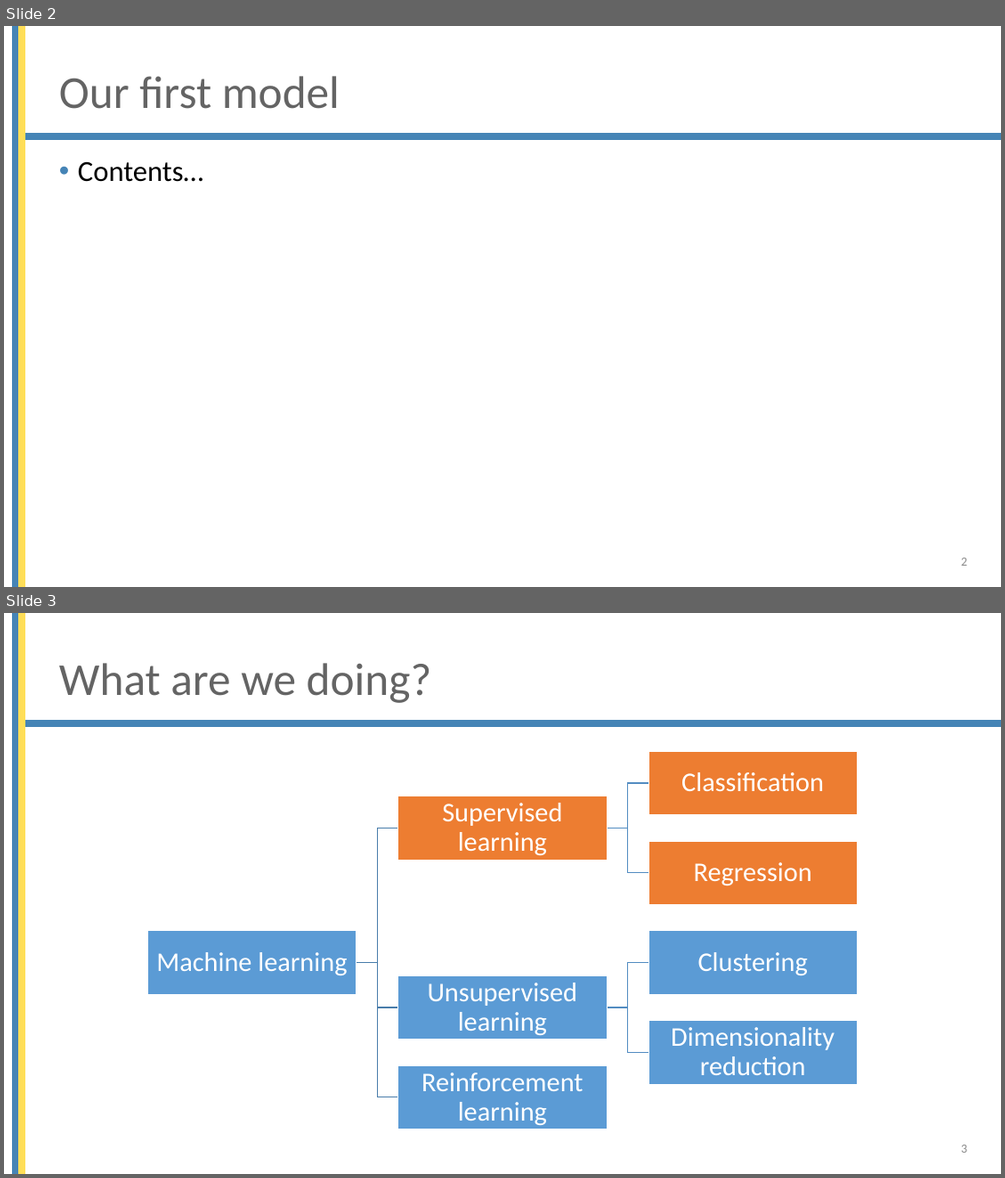
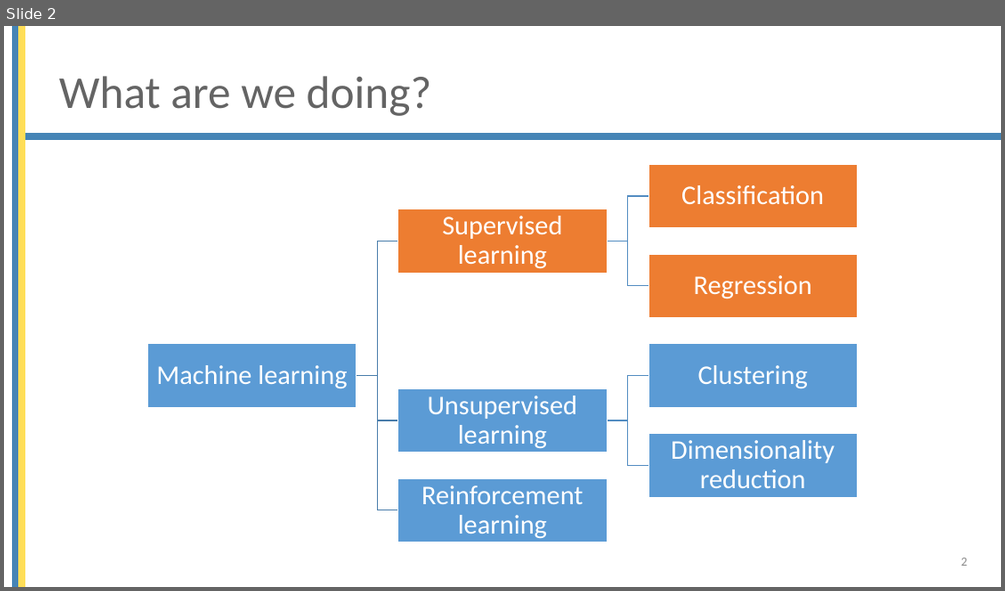
Before and after one commit to mjochen/Cello_AI, a slide deck: ppts/4 - Our first model.pptx. Shown one above the other, each under a label of ours: slides 2 and 3 before the commit, slide 2 after it. The pictures are 1005x1178 and 1005x591 pixels, drawn with LibreOffice and Linux fonts; fonts in the diff are those of the drawing; background and template pictures are left out. Boxes give left, top, right and bottom in pixels: in the first picture for what was removed or moved away, otherwise in the second. Text is boxed around its words. In the diff, an @@ line names an element or a change of style, - is before the commit and + after.

```diff
--- a/ppts/4 - Our first model.pptx
+++ b/ppts/4 - Our first model.pptx
@@ slide 2 removed at [4,26,1001,587], background #FFFFFF; not listed: 3 template elements that a slide beside it also shows @@
@@ title removed at [59,76,340,109] @@
-Our first model
@@ text removed at [78,162,203,182] @@
-• Contents…
@@ page number removed at [961,557,967,565] @@
-2
@@ what was slide 3 is now slide 2 @@
```
Also in this commit, not shown: 4 other files.
